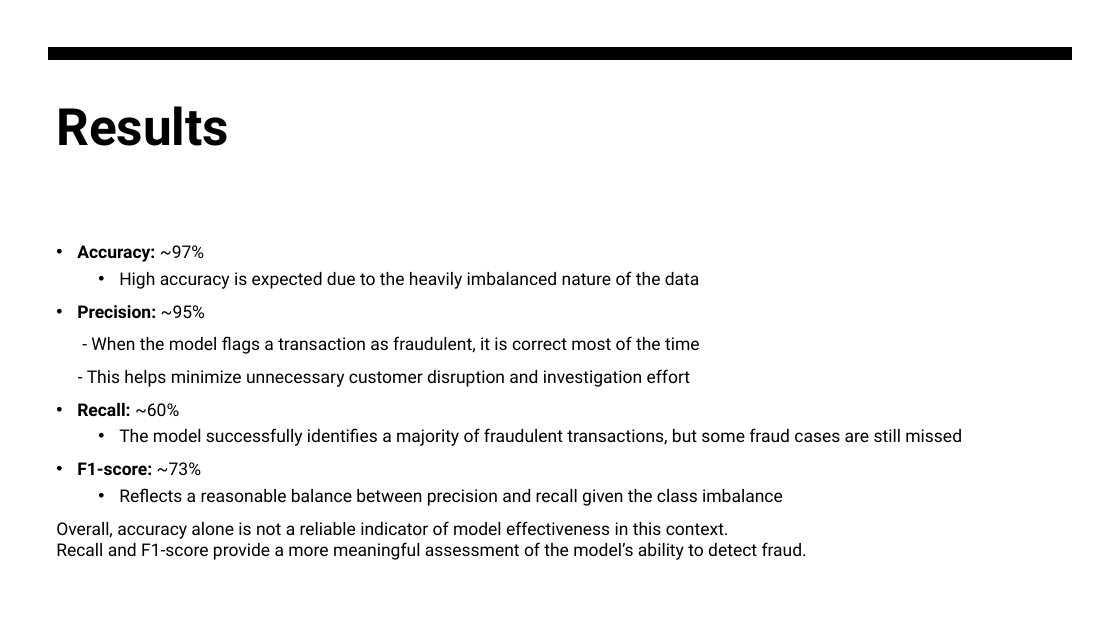
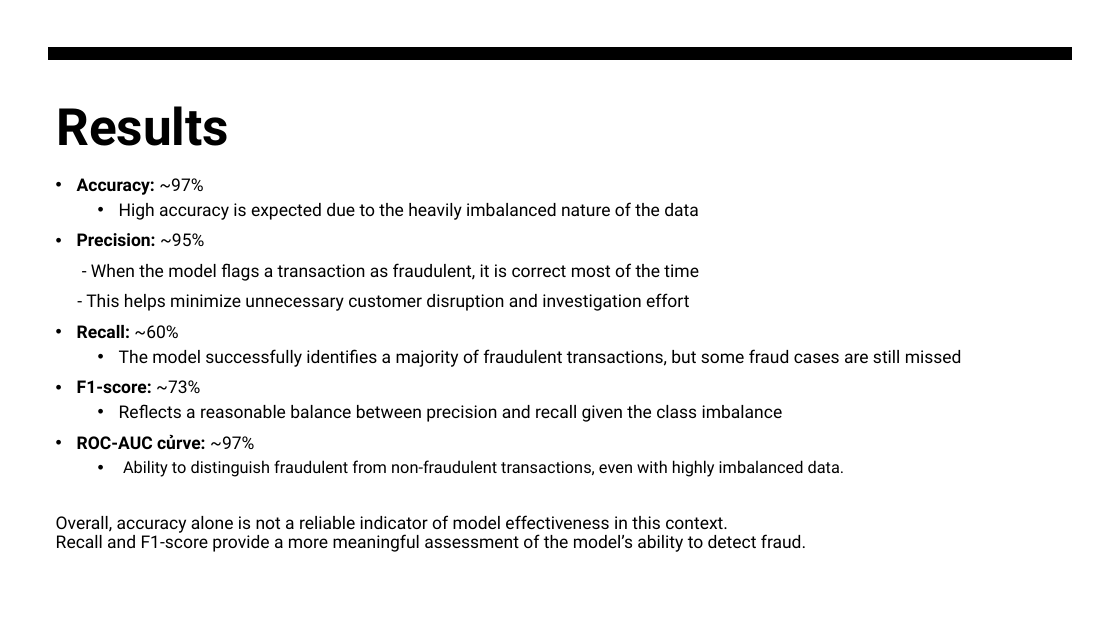
Before and after one commit to BenDuong/Bank-Fraud-Detection, a slide deck: slide 7 of Ben_Duong_Capstone2_Presentation.pptx. Drawn at 1120x630 pixels with LibreOffice and Linux fonts; fonts in the diff are those of the drawing. Boxes give left, top, right and bottom in pixels: in the first picture for what was removed or moved away, otherwise in the second. Text is boxed around its words. In the diff, an @@ line names an element or a change of style, - is before the commit and + after.

```diff
--- a/Ben_Duong_Capstone2_Presentation.pptx
+++ b/Ben_Duong_Capstone2_Presentation.pptx
@@ text "Accuracy: ~97%": place and size @@
-text "Accuracy: ~97%" at box(56, 245, 962, 560)
+text "Accuracy: ~97%" at box(56, 178, 962, 552)
@@ text at box(56, 178, 962, 552): line spacing 1 to 0.9 @@
@@ text at box(77, 434, 845, 477): paragraphs added @@
+• ROC-AUC củrve: ~97%
+  • Ability to distinguish fraudulent from non-fraudulent transactions, even with highly imbalanced data.
```
Also in this commit, not shown: 1 other slide changed.
